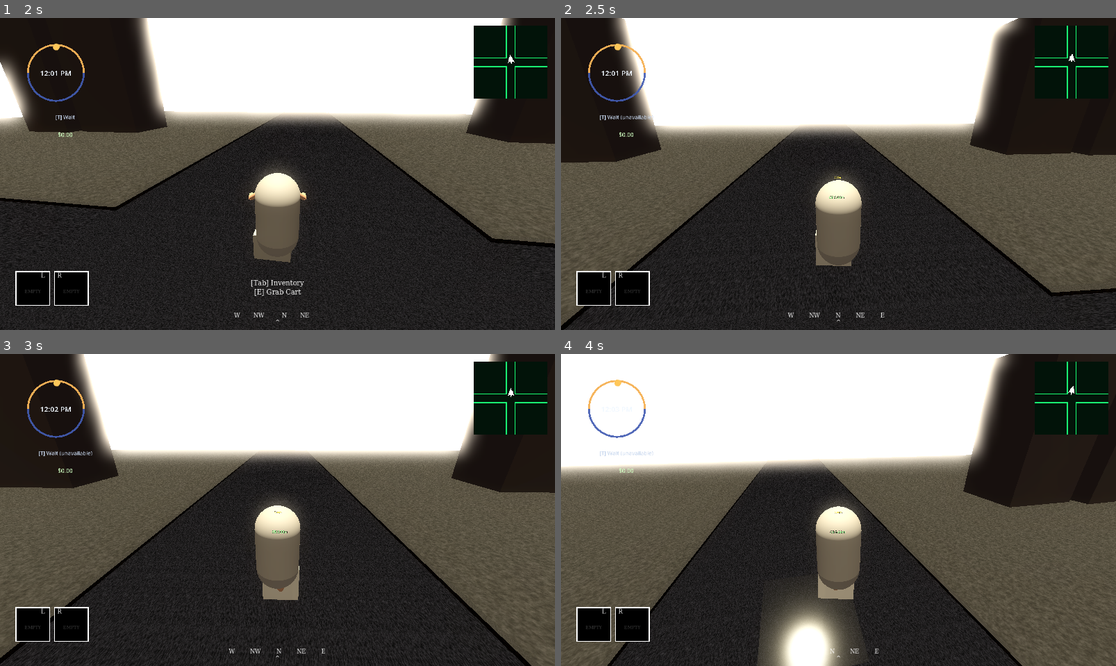
Above: before the commit, frames 1-4 (two rows, left to right).
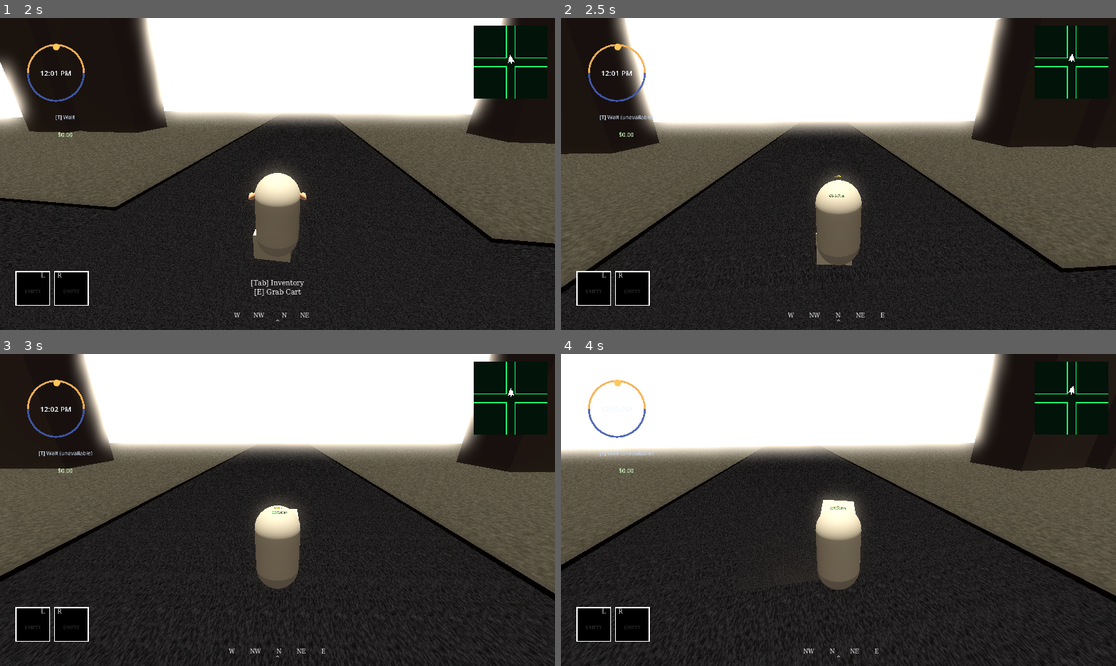
Above: after the commit, the same moments.

Repository: miles5g/paletero
Game: Godot game, scene res://world.tscn
The game is run twice, just before and just after one commit, with the same random seed, the same clock (stepped at 60 frames per second) and the same inputs.
Inputs (mouse positions are in pixels of both pictures, inside the frame that each line leads up to):
- Up to frame 1 (2 s): tap Enter at 0.5 s; move the mouse to (305, 174) at 0.52 s; hold W (move_forward) from 0.53 s (still down); tap Space (jump) at 0.6, 0.77, 1.07, 1.52, 1.55, 1.82 s; click (305, 174) at 0.67 s; move the mouse to (249, 174) at 1.27 s; tap Ctrl (crouch) at 1.35 s; click (249, 174) at 1.42 s
- Up to frame 2 (2.5 s): keep holding W (move_forward); move the mouse to (849, 167) at 2.02 s; tap E (interact) at 2.1 s; click (849, 167) at 2.17 s; tap Space (jump) at 2.3 s
- Up to frame 3 (3 s): keep holding W (move_forward); move the mouse to (271, 516) at 2.77 s; tap Shift (sprint) at 2.85 s; click (271, 516) at 2.92 s
- Up to frame 4 (4 s): keep holding W (move_forward); tap Space (jump) at 3.02, 3.05, 3.32, 3.77, 3.8 s; move the mouse to (877, 513) at 3.52 s; hold Enter from 3.53 s (still down); click (877, 513) at 3.67 s

Frame 1 is identical in both runs. In frame 2, 11% of the frame differs, in the area x 0-100%, y 0-100%; in frame 3, 22%; in frame 4, 36%.

Commit message:
Fix cart roll lean while pushing and tighten push/jump grounding.
Add roll damping and upright correction on body Z. Shorten cart
support ray and drop cart coyote; jumping while pushing needs both
player and cart on the ground. Auto-size NPC terminal panel to content.

Co-authored-by: Cursor <cursoragent@cursor.com>

Diff:
--- a/cart.gd
+++ b/cart.gd
@@ -4,6 +4,7 @@
 ## Cart physics (grabbed + free). All “feel” tuning lives in these exports.
 ## Player applies planar coupling in player.gd; this script only handles body
 ## integration extras: yaw toward camera, roll/pitch stability, light grounding.
+## Roll (lean L/R) is damped on local Z; pitch on local X — see _integrate_forces.
 ## =============================================================================
 
 ## --- Yaw (camera vs cart heading) — torque only, no offset wheel forces ---
@@ -12,6 +13,11 @@
 @export var yaw_max_torque: float = 460.0
 ## Damp rotation around body X (pitch) so the nose does not dive while pushing forward.
 @export var pitch_stabilize_gain: float = 19.0
+## Damp rotation around body Z (roll) — lateral lean while pushing / after steer snaps.
+@export var roll_stabilize_gain: float = 24.0
+## Pull body Y back toward world up around local Z (0 = rate damping only).
+@export var roll_upright_gain: float = 58.0
+@export var roll_upright_max_torque: float = 150.0
 ## Camera pitch → cart nose up/down (torque on local X). Weaker than yaw: lower strength + track_scale < 1.
 @export var pitch_aim_track_scale: float = 0.28
 @export var pitch_aim_strength: float = 72.0
@@ -36,12 +42,12 @@
 ## --- Heavy impact feedback (simple layer-2 structural check) ---
 @export var impact_layer_2_min_speed: float = 5.8
 @export var impact_feedback_cooldown_sec: float = 0.18
-## Jump gating lives on the cart so the player keys off cart support, not body contacts.
+## Jump gating: cart must be touching ground (contacts or short support ray).
 @export var jump_ground_normal_min_dot: float = 0.35
-@export var jump_coyote_sec: float = 0.12
 ## Hull-local start / cast length for ground ray (works when Jolt reports 0 contacts in integrate).
 @export var jump_support_ray_local_y: float = -0.08
-@export var jump_support_ray_length: float = 2.35
+## Max downward cast — keep small so airborne carts do not latch distant floor.
+@export var jump_support_ray_length: float = 0.42
 
 var _handle_zone: Area3D
 var _interaction_area: Area3D
@@ -55,7 +61,6 @@
 var _steer_rope_cb_length_label: Label3D = null
 var _impact_feedback_cd_t: float = 0.0
 var _jump_grounded: bool = false
-var _jump_coyote_t: float = 0.0
 
 var inventory_list: Array[ItemResource] = []
 
@@ -306,6 +311,20 @@
 		bx = bx.normalized()
 		var pitch_rate := av.dot(bx)
 		state.apply_torque(-bx * pitch_rate * pitch_stabilize_gain)
+	# Roll: steer-lock XZ snaps and yaw on offset wheel contacts build lean; no roll term existed before.
+	var bz := state.transform.basis.z
+	if bz.length_squared() > 1e-8:
+		bz = bz.normalized()
+		var roll_rate := av.dot(bz)
+		state.apply_torque(-bz * roll_rate * roll_stabilize_gain)
+		if roll_upright_gain > 0.0:
+			var right := state.transform.basis.x
+			if right.length_squared() > 1e-8:
+				right = right.normalized()
+				var roll_lean := right.dot(Vector3.UP)
+				if absf(roll_lean) > 0.002:
+					var tq := clampf(-roll_lean * roll_upright_gain, -roll_upright_max_torque, roll_upright_max_torque)
+					state.apply_torque(bz * tq)
 	if _impact_feedback_cd_t > 0.0:
 		_impact_feedback_cd_t = maxf(0.0, _impact_feedback_cd_t - state.step)
 	_maybe_emit_heavy_impact_feedback(state, player)
@@ -351,18 +370,12 @@
 	if not grounded:
 		grounded = _contacts_support_jump(state)
 	_jump_grounded = grounded
-	if grounded:
-		_jump_coyote_t = jump_coyote_sec
-	else:
-		_jump_coyote_t = maxf(0.0, _jump_coyote_t - state.step)
 
 
 func can_player_jump() -> bool:
-	if _jump_coyote_t > 0.0:
-		return true
 	if _jump_grounded:
 		return true
-	# Player._physics_process can run before this body's integrate step for this tick; ray uses current pose.
+	# Player._physics_process can run before integrate; short ray only — no coyote / long fallbacks.
 	var w := get_world_3d()
 	if w == null:
 		return false
--- a/npc_transaction_ui.gd
+++ b/npc_transaction_ui.gd
@@ -7,63 +7,68 @@
 signal talk_pressed
 
 var _title_label: Label = null
+var _panel: Panel = null
+var _content_vbox: VBoxContainer = null
+var _panel_sb: StyleBoxFlat = null
 
 
 func _ready() -> void:
 	visible = false
-	# Let clicks pass through outside the panel (no fullscreen dim / modal blocker).
 	mouse_filter = Control.MOUSE_FILTER_IGNORE
-	set_anchors_preset(Control.PRESET_FULL_RECT)
-	offset_left = 0.0
-	offset_top = 0.0
-	offset_right = 0.0
-	offset_bottom = 0.0
+	set_anchors_and_offsets_preset(Control.PRESET_FULL_RECT)
 
-	var panel := Panel.new()
-	panel.mouse_filter = Control.MOUSE_FILTER_STOP
-	# Default theme Panel is a flat gray fill — replace with transparent + outline only.
-	var panel_sb := StyleBoxFlat.new()
-	panel_sb.bg_color = Color(0, 0, 0, 0)
-	panel_sb.border_width_left = 2
-	panel_sb.border_width_top = 2
-	panel_sb.border_width_right = 2
-	panel_sb.border_width_bottom = 2
-	panel_sb.border_color = Color(0.42, 0.36, 0.18, 1.0)
-	panel.add_theme_stylebox_override("panel", panel_sb)
-	panel.anchor_left = 0.5
-	panel.anchor_top = 0.5
-	panel.anchor_right = 0.5
-	panel.anchor_bottom = 0.5
-	panel.offset_left = -172.0
-	panel.offset_top = -118.0
-	panel.offset_right = 172.0
-	panel.offset_bottom = 118.0
-	panel.grow_horizontal = Control.GROW_DIRECTION_BOTH
-	panel.grow_vertical = Control.GROW_DIRECTION_BOTH
+	var center := CenterContainer.new()
+	center.set_anchors_and_offsets_preset(Control.PRESET_FULL_RECT)
+	center.mouse_filter = Control.MOUSE_FILTER_IGNORE
+	add_child(center)
 
-	var margin := MarginContainer.new()
-	margin.set_anchors_preset(Control.PRESET_FULL_RECT)
-	margin.add_theme_constant_override("margin_left", 14)
-	margin.add_theme_constant_override("margin_top", 14)
-	margin.add_theme_constant_override("margin_right", 14)
-	margin.add_theme_constant_override("margin_bottom", 14)
-	panel.add_child(margin)
+	_panel = Panel.new()
+	_panel.mouse_filter = Control.MOUSE_FILTER_STOP
+	_panel_sb = StyleBoxFlat.new()
+	_panel_sb.bg_color = Color(0, 0, 0, 0)
+	_panel_sb.border_width_left = 2
+	_panel_sb.border_width_top = 2
+	_panel_sb.border_width_right = 2
+	_panel_sb.border_width_bottom = 2
+	_panel_sb.border_color = Color(0.42, 0.36, 0.18, 1.0)
+	_panel_sb.content_margin_left = 12
+	_panel_sb.content_margin_top = 10
+	_panel_sb.content_margin_right = 12
+	_panel_sb.content_margin_bottom = 10
+	_panel.add_theme_stylebox_override("panel", _panel_sb)
+	center.add_child(_panel)
 
-	var vbox := VBoxContainer.new()
-	vbox.set_anchors_preset(Control.PRESET_FULL_RECT)
-	vbox.add_theme_constant_override("separation", 8)
-	margin.add_child(vbox)
+	_content_vbox = VBoxContainer.new()
+	_content_vbox.add_theme_constant_override("separation", 6)
+	_content_vbox.size_flags_horizontal = Control.SIZE_SHRINK_BEGIN
+	_content_vbox.size_flags_vertical = Control.SIZE_SHRINK_BEGIN
+	_panel.add_child(_content_vbox)
 
 	_title_label = Label.new()
 	_title_label.text = "> Cliente"
 	_title_label.horizontal_alignment = HORIZONTAL_ALIGNMENT_CENTER
-	vbox.add_child(_title_label)
+	_title_label.autowrap_mode = TextServer.AUTOWRAP_WORD_SMART
+	_title_label.custom_minimum_size.x = 200.0
+	_content_vbox.add_child(_title_label)
 
-	vbox.add_child(_make_btn("[ CART INVENTORY ]", func() -> void: cart_inventory_pressed.emit()))
-	vbox.add_child(_make_btn("[ PLAYER INVENTORY ]", func() -> void: player_inventory_pressed.emit()))
-	vbox.add_child(_make_btn("[ TALK ]", func() -> void: talk_pressed.emit()))
+	_content_vbox.add_child(_make_btn("[ CART INVENTORY ]", func() -> void: cart_inventory_pressed.emit()))
+	_content_vbox.add_child(_make_btn("[ PLAYER INVENTORY ]", func() -> void: player_inventory_pressed.emit()))
+	_content_vbox.add_child(_make_btn("[ TALK ]", func() -> void: talk_pressed.emit()))
 
-	add_child(panel)
+	call_deferred("_fit_npc_terminal_panel_size")
+
+
+func _fit_npc_terminal_panel_size() -> void:
+	if _panel == null or _content_vbox == null or _panel_sb == null:
+		return
+	await get_tree().process_frame
+	var ms: Vector2 = _content_vbox.get_combined_minimum_size()
+	if ms.x < 2.0 or ms.y < 2.0:
+		return
+	_panel.custom_minimum_size = Vector2(
+		ms.x + _panel_sb.content_margin_left + _panel_sb.content_margin_right,
+		ms.y + _panel_sb.content_margin_top + _panel_sb.content_margin_bottom
+	)
 
 
 func _make_btn(txt: String, on_press: Callable) -> Button:
@@ -81,6 +86,7 @@
 			n = "Cliente"
 		_title_label.text = "> %s" % n
 	visible = true
+	call_deferred("_fit_npc_terminal_panel_size")
 
 
 func close_terminal() -> void:
--- a/player.gd
+++ b/player.gd
@@ -51,7 +51,7 @@
 @export var cart_jump_sync_window_sec: float = 0.24
 ## Upward follow gain during jump-sync window (align cart vy to player vy).
 @export var cart_jump_vertical_follow_gain: float = 165.0
-## Small grace window so jump keys off player grounding even during push-contact jitter.
+## Coyote time for normal jumps only (not used while pushing a cart).
 @export var player_jump_coyote_sec: float = 0.12
 var gravity = ProjectSettings.get_setting("physics/3d/default_gravity")
 
@@ -251,10 +251,12 @@
 
 	var can_jump := player_grounded or _player_jump_coyote_t > 0.0
 	if is_pushing:
-		can_jump = current_cart != null \
-			and is_instance_valid(current_cart) \
-			and current_cart.has_method("can_player_jump") \
-			and current_cart.can_player_jump()
+		var cart_grounded := false
+		if current_cart != null and is_instance_valid(current_cart) \
+				and current_cart.has_method("can_player_jump"):
+			cart_grounded = current_cart.can_player_jump()
+		# Both bodies must be on the ground — no coyote while pushing.
+		can_jump = player_grounded and cart_grounded
 	if Input.is_action_just_pressed("jump") and can_jump:
 		if is_pushing and current_cart != null and is_instance_valid(current_cart):
 			# Trigger cart launch immediately on jump press so it "starts" the hop a touch earlier.
